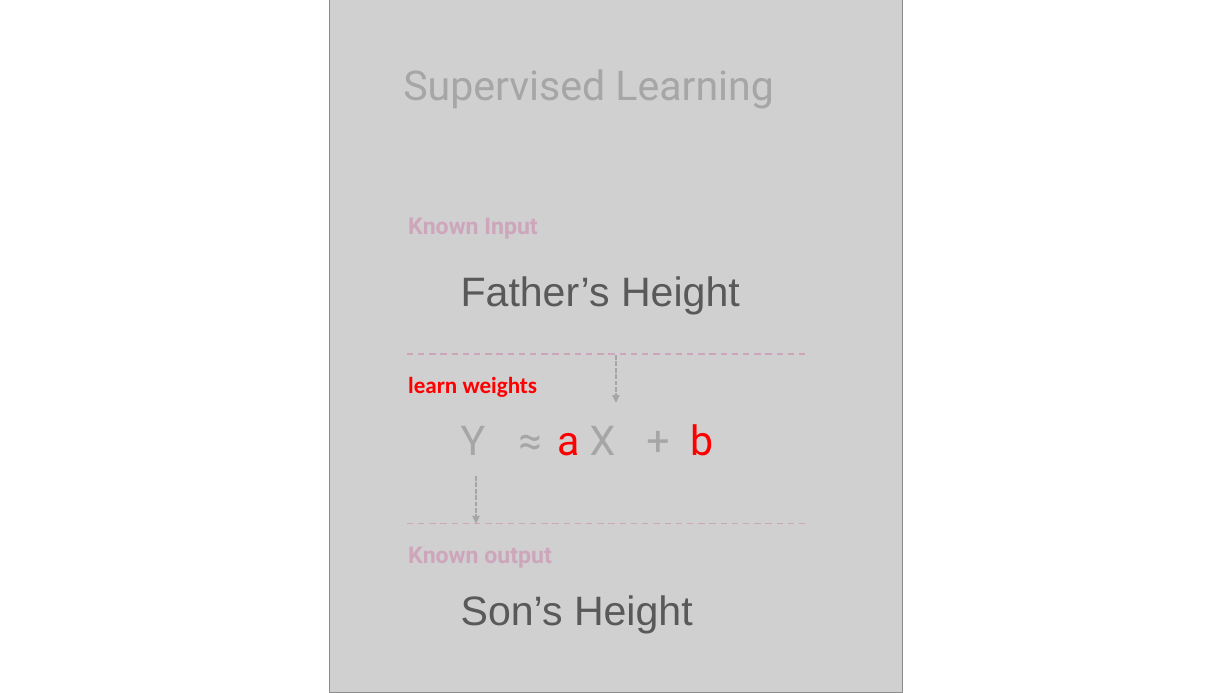
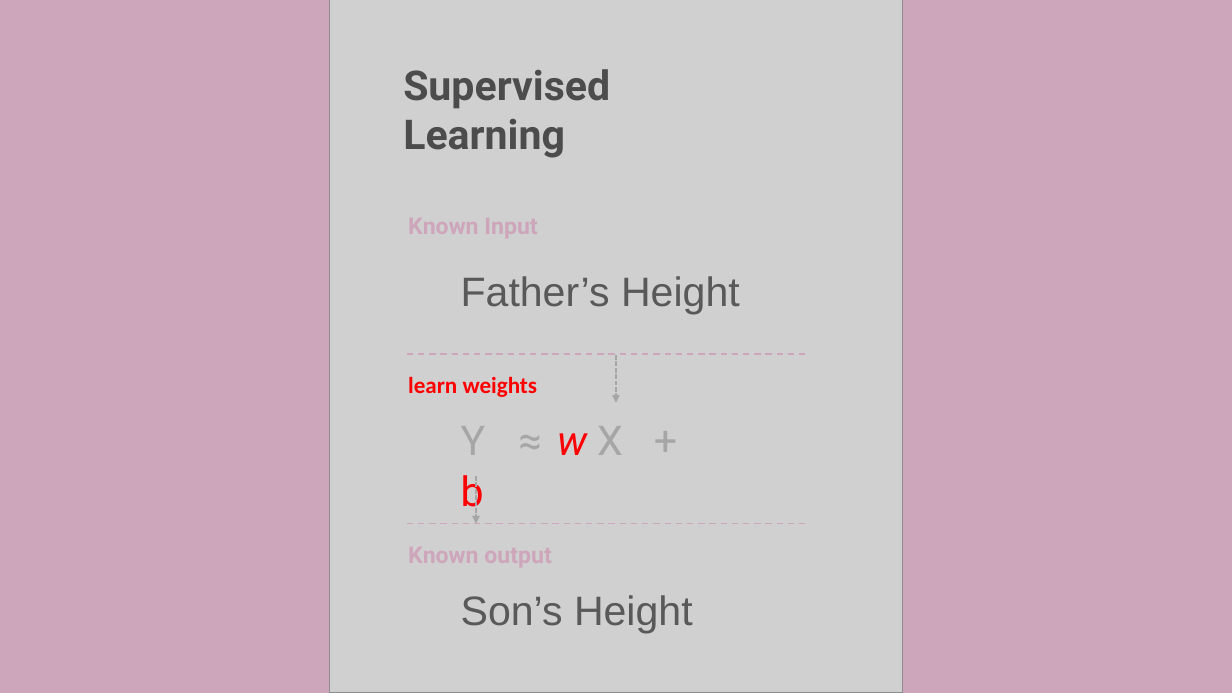
Before and after one commit to Fpadt/AI, a slide deck: slide 25 of pptx/pptx.pptm. Drawn at 1232x693 pixels with LibreOffice and Linux fonts; fonts in the diff are those of the drawing; grey boxes stand for pictures. Boxes give left, top, right and bottom in pixels: in the first picture for what was removed or moved away, otherwise in the second. Text is boxed around its words. In the diff, an @@ line names an element or a change of style, - is before the commit and + after.

```diff
--- a/pptx/pptx.pptm
+++ b/pptx/pptx.pptm
@@ background #FFFFFF to #CEA6BB @@
@@ text "Supervised Learning" at (403, 69, 610, 158): text colour #A6A6A6 to #4C4C4C, bold on @@
@@ text at (461, 426, 623, 516): text changed @@
-Y ≈ a X + b
+Y ≈ w X + b
```
Also in this commit, not shown: 9 other slides changed, 11 slides added, 8 slides removed.
